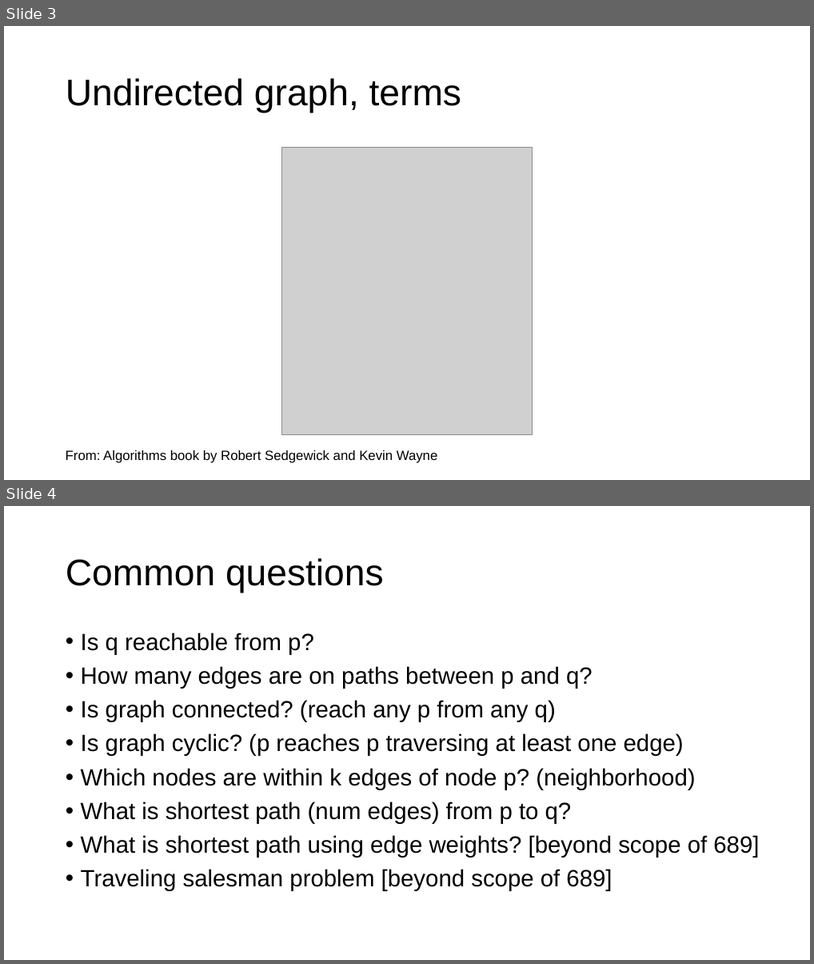
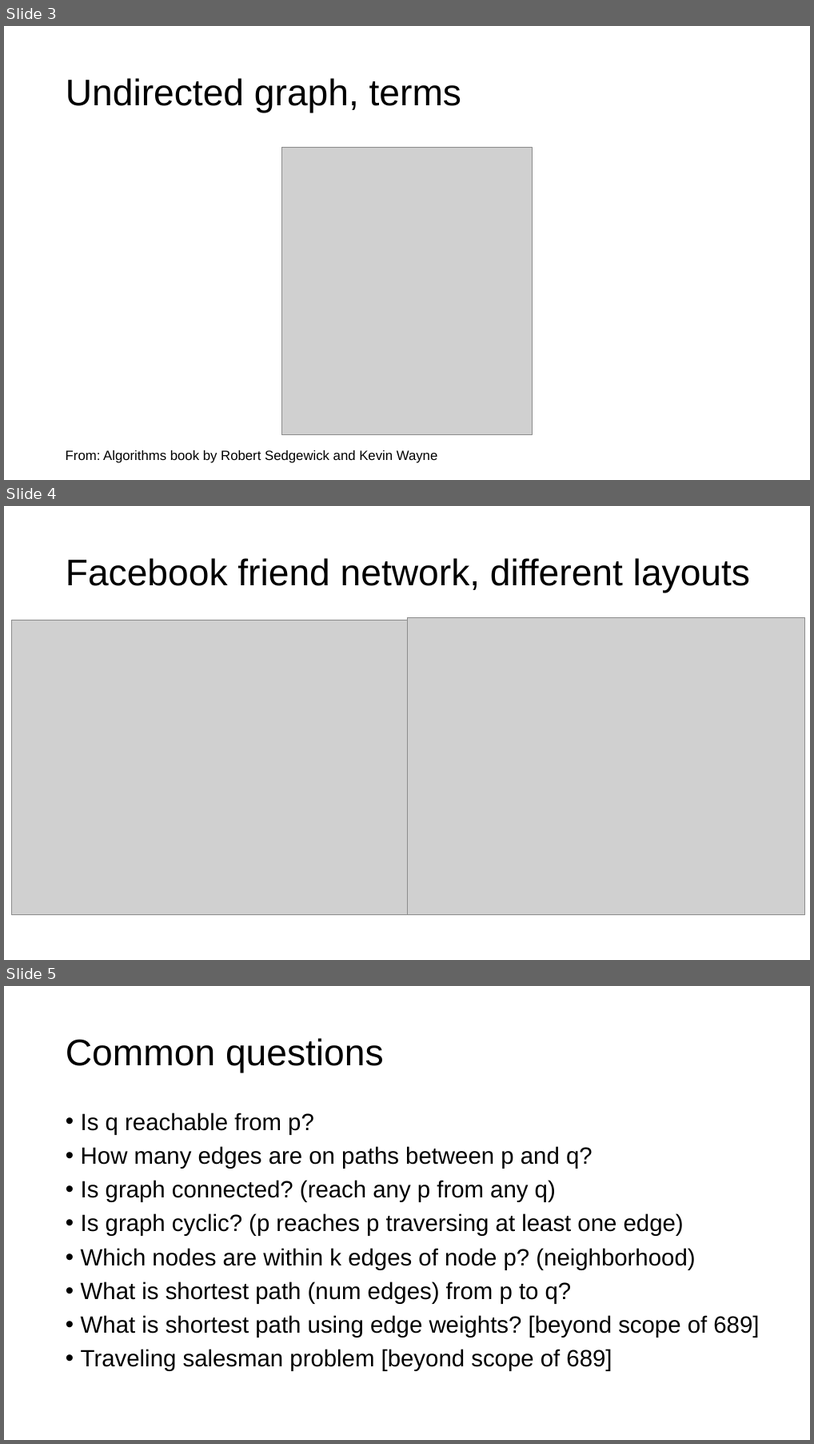
Before and after one commit to parrt/msds689, a slide deck: notes/graphs.pptx. Shown one above the other, each under a label of ours: slides 3 and 4 before the commit, slides 3, 4 and 5 after it. The pictures are 814x964 and 814x1444 pixels, drawn with LibreOffice and Linux fonts; fonts in the diff are those of the drawing; grey boxes stand for pictures; background and template pictures are left out. Boxes give left, top, right and bottom in pixels: in the first picture for what was removed or moved away, otherwise in the second. Text is boxed around its words. In the diff, an @@ line names an element or a change of style, - is before the commit and + after.

```diff
--- a/notes/graphs.pptx
+++ b/notes/graphs.pptx
@@ slide 4 added at (4, 506, 810, 960), background #FFFFFF @@
@@ title added at (66, 558, 750, 593), 44 pt, text #000000 @@
+Facebook friend network, different layouts
@@ picture added at (12, 620, 407, 914) @@
@@ picture added at (407, 618, 806, 915) @@
@@ what was slide 4 is now slide 5 @@
```
Also in this commit, not shown: 2 slides changed, 1 other slide added, 2 other files.
